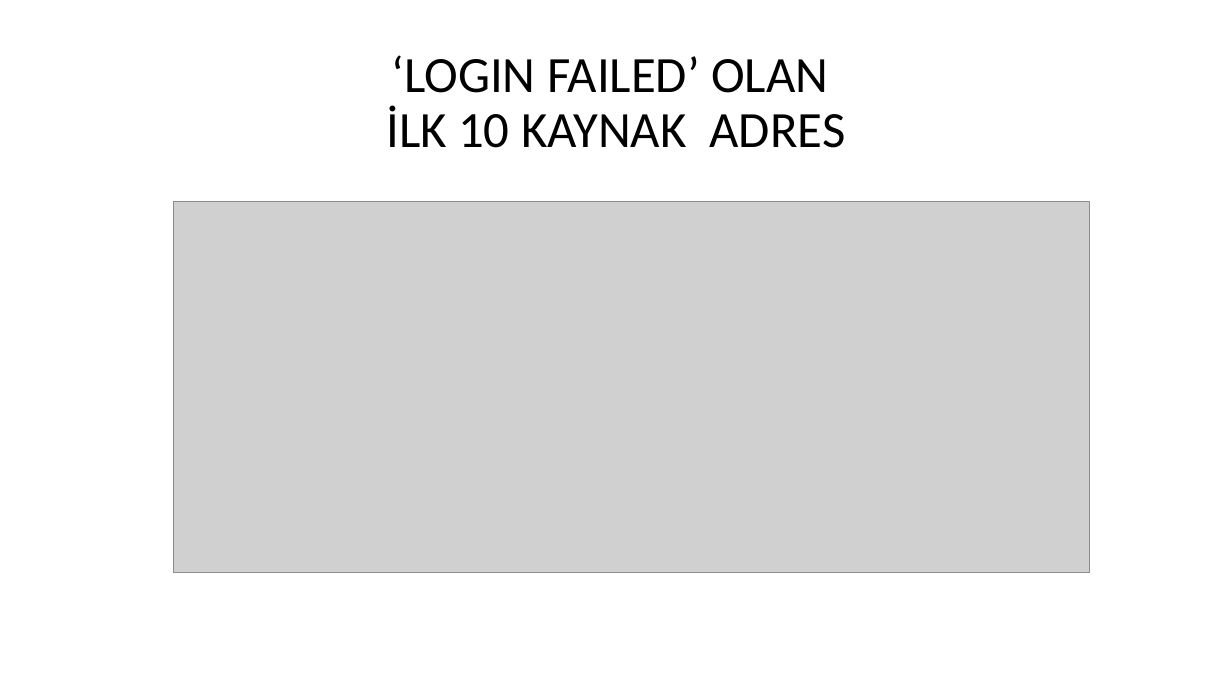
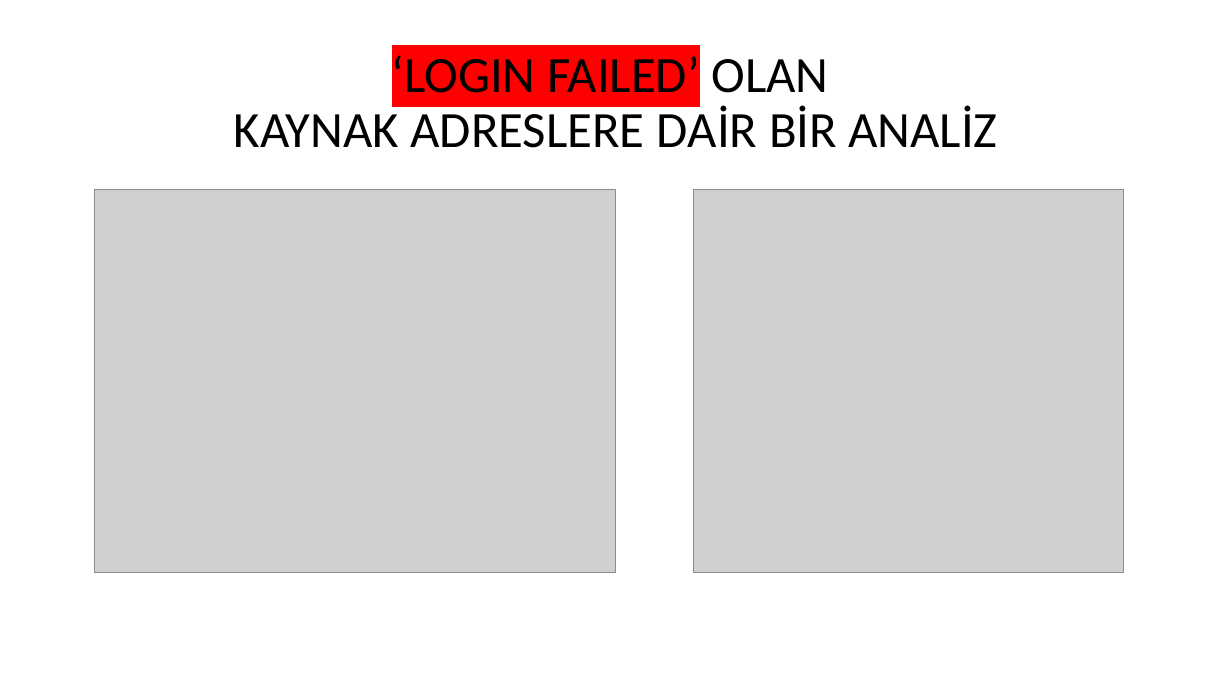
Before and after one commit to euphratesk/portf, a slide deck: slide 7 of Portfolio/ML/Classification Models/NextRay/NetworkTraffic.pptx (slide 5 before the commit). Drawn at 1232x693 pixels with LibreOffice and Linux fonts; fonts in the diff are those of the drawing; grey boxes stand for pictures. Boxes give left, top, right and bottom in pixels: in the first picture for what was removed or moved away, otherwise in the second. Text is boxed around its words. In the diff, an @@ line names an element or a change of style, - is before the commit and + after.

```diff
--- a/Portfolio/ML/Classification Models/NextRay/NetworkTraffic.pptx
+++ b/Portfolio/ML/Classification Models/NextRay/NetworkTraffic.pptx
@@ title at [234,55,997,148]: text changed @@
-‘LOGIN FAILED’ OLAN
-İLK 10 KAYNAK ADRES
+‘LOGIN FAILED’ OLAN
+KAYNAK ADRESLERE DAİR BİR ANALİZ
@@ picture: place and size @@
-picture at [173,201,1089,573]
+picture at [94,189,616,573]
@@ picture added at [694,189,1125,573] @@
```
Also in this commit, not shown: 7 other slides changed, 9 slides added, 2 other files.
